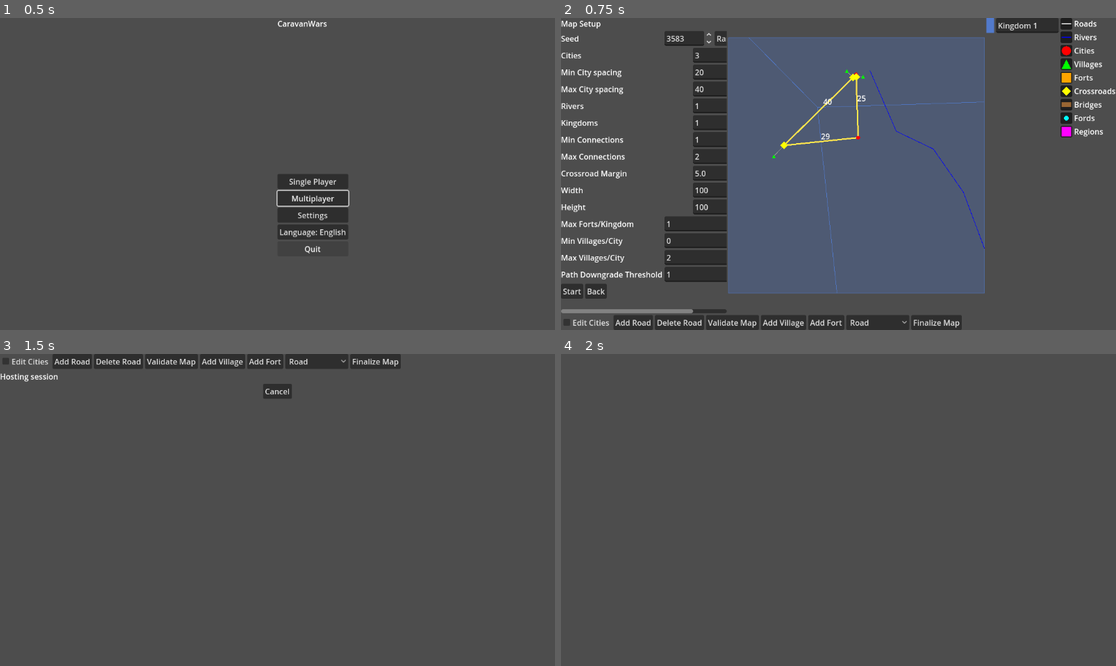
Above: before the commit, frames 1-4 (two rows, left to right).
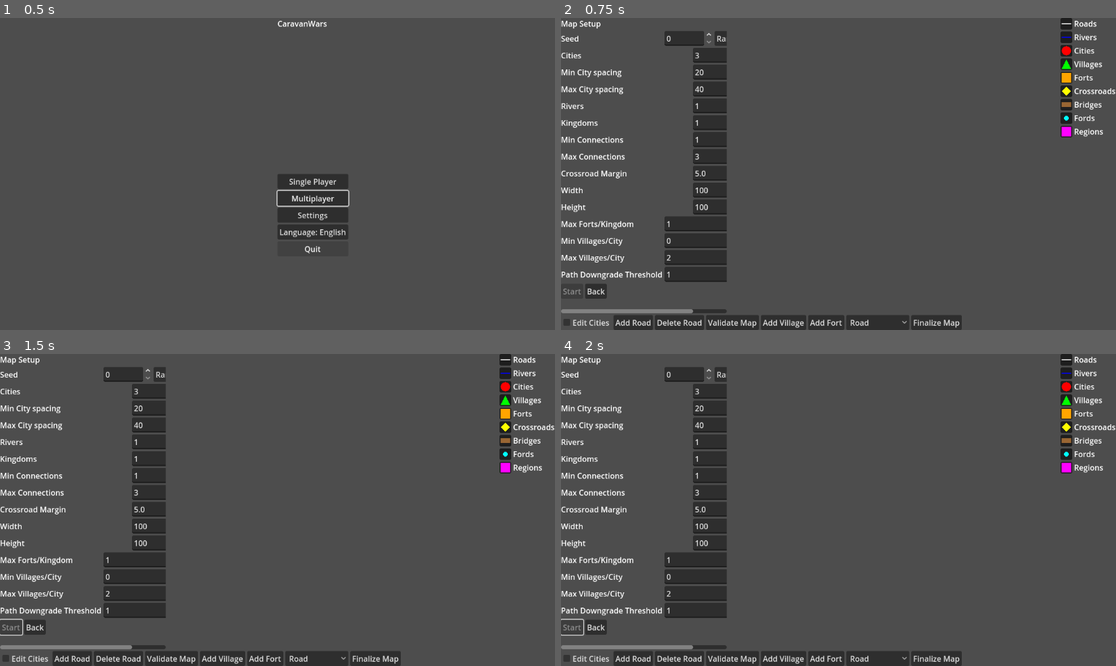
Above: after the commit, the same moments.

Repository: sepa79/CaravanWars
Game: Godot game, scene res://scenes/Main.tscn
The game is run twice, just before and just after one commit, with the same random seed, the same clock (stepped at 60 frames per second) and the same inputs.
Inputs (mouse positions are in pixels of both pictures, inside the frame that each line leads up to):
- Up to frame 1 (0.5 s): no input
- Up to frame 2 (0.75 s): click "Single Player" at 0.5 s
- Up to frame 3 (1.5 s): click (11, 628) at 1.25 s, where only the run before the commit has a clickable "Start"
- Up to frame 4 (2 s): no input

Frame 1 is identical in both runs. In frame 2, 39% of the frame differs, in the area x 0-90%, y 0-89%; in frame 3, 14%; in frame 4, 11%.
Error after the commit: Parse Error: Cannot infer the type of "world" variable because the value doesn't have a set type. (res://map/MapGenerator.gd:100)

Commit message:
feat: add stage seeds and world data container

Diff:
--- a/game/map/MapGenerator.gd
+++ b/game/map/MapGenerator.gd
@@ -4,6 +4,11 @@
 ## Parameter container for map generation.
 class MapGenParams:
     var rng_seed: int
+    var seed_terrain: int
+    var seed_climate: int
+    var seed_hydrology: int
+    var seed_settlements: int
+    var seed_roads: int
     var city_count: int
     var max_river_count: int
     var min_connections: int
@@ -34,9 +39,21 @@
         p_max_forts_per_kingdom: int = 1,
         p_min_villages_per_city: int = 0,
         p_max_villages_per_city: int = 2,
-        p_village_downgrade_threshold: int = 1
+        p_village_downgrade_threshold: int = 1,
+        p_seed_terrain: int = 0,
+        p_seed_climate: int = 0,
+        p_seed_hydrology: int = 0,
+        p_seed_settlements: int = 0,
+        p_seed_roads: int = 0
     ) -> void:
         rng_seed = p_rng_seed if p_rng_seed != 0 else Time.get_ticks_msec()
+        var base_rng := RandomNumberGenerator.new()
+        base_rng.seed = rng_seed
+        seed_terrain = p_seed_terrain if p_seed_terrain != 0 else base_rng.randi()
+        seed_climate = p_seed_climate if p_seed_climate != 0 else base_rng.randi()
+        seed_hydrology = p_seed_hydrology if p_seed_hydrology != 0 else base_rng.randi()
+        seed_settlements = p_seed_settlements if p_seed_settlements != 0 else base_rng.randi()
+        seed_roads = p_seed_roads if p_seed_roads != 0 else base_rng.randi()
         city_count = p_city_count
         max_river_count = p_max_river_count
         var max_possible: int = min(7, max(1, p_city_count - 1))
@@ -54,24 +71,35 @@
         village_downgrade_threshold = max(1, p_village_downgrade_threshold)
 
 var params: MapGenParams
-var rng: RandomNumberGenerator
+var rngs: Dictionary = {}
 
 const CityPlacerModule = preload("res://map/CityPlacer.gd")
 const RoadNetworkModule = preload("res://map/RoadNetwork.gd")
 const RiverGeneratorModule: Script = preload("res://map/RiverGenerator.gd")
 const RegionGeneratorModule: Script = preload("res://map/RegionGenerator.gd")
+const WorldDataModule: Script = preload("res://map/WorldData.gd")
 
 func _init(_params: MapGenParams = MapGenParams.new()) -> void:
     params = _params
-    rng = RandomNumberGenerator.new()
-    rng.seed = params.rng_seed
+    rngs["terrain"] = RandomNumberGenerator.new()
+    rngs["terrain"].seed = params.seed_terrain
+    rngs["climate"] = RandomNumberGenerator.new()
+    rngs["climate"].seed = params.seed_climate
+    rngs["hydrology"] = RandomNumberGenerator.new()
+    rngs["hydrology"].seed = params.seed_hydrology
+    rngs["settlements"] = RandomNumberGenerator.new()
+    rngs["settlements"].seed = params.seed_settlements
+    rngs["roads"] = RandomNumberGenerator.new()
+    rngs["roads"].seed = params.seed_roads
 
 func generate() -> Dictionary:
     var map_data: Dictionary = {
         "width": params.width,
         "height": params.height,
     }
-    var city_stage := CityPlacerModule.new(rng)
+    var world := WorldDataModule.new(params.width, params.height)
+
+    var city_stage := CityPlacerModule.new(rngs["settlements"])
     var cities := city_stage.place_cities(
         params.city_count,
         params.min_city_distance,
@@ -80,27 +108,51 @@
         params.height
     )
     map_data["cities"] = cities
+    var city_guids: Array[String] = []
+    for pos in cities:
+        var guid := world.add_vector("cities", {"pos": pos}, "")
+        city_guids.append(guid)
     print("[MapGenerator] placed %s cities" % cities.size())
 
     var region_stage = RegionGeneratorModule.new()
     var regions: Dictionary = region_stage.generate_regions(cities, params.kingdom_count, params.width, params.height)
     map_data["regions"] = regions
+    world.add_graph("regions", regions)
     print("[MapGenerator] generated %s regions" % regions.size())
 
-    var road_stage := RoadNetworkModule.new(rng)
+    var road_stage := RoadNetworkModule.new(rngs["roads"])
     var roads := road_stage.build_roads(
         cities,
         params.min_connections,
         params.max_connections,
         params.crossroad_detour_margin,
-        "roman"
+        "roman",
     )
     road_stage.insert_villages(roads, params.min_villages_per_city, params.max_villages_per_city, 5.0, params.width, params.height, params.village_downgrade_threshold)
     road_stage.insert_border_forts(roads, regions, 10.0, params.max_forts_per_kingdom, params.width, params.height)
-    map_data["roads"] = roads
 
-    var river_stage = RiverGeneratorModule.new(rng)
+    var river_stage = RiverGeneratorModule.new(rngs["hydrology"])
     var rivers: Array = river_stage.generate_rivers(roads, params.max_river_count, params.width, params.height)
     map_data["rivers"] = rivers
+    for poly in rivers:
+        world.add_vector("rivers", {"polyline": poly}, "")
+
+    for i in range(city_guids.size()):
+        var node_id: int = i + 1
+        if roads["nodes"].has(node_id):
+            roads["nodes"][node_id].attrs["guid"] = city_guids[i]
+
+    world.add_graph("roads", roads)
+
+    for edge in roads.get("edges", {}).values():
+        var a_id: int = edge.endpoints[0]
+        var b_id: int = edge.endpoints[1]
+        var a_guid: String = roads["nodes"][a_id].attrs.get("guid", "")
+        var b_guid: String = roads["nodes"][b_id].attrs.get("guid", "")
+        if a_guid != "" and b_guid != "":
+            edge.attrs["derived_from"] = "%s,%s" % [a_guid, b_guid]
+
+    map_data["roads"] = roads
+    map_data["world_data"] = world
 
     return map_data
--- /dev/null
+++ b/game/map/WorldData.gd
@@ -0,0 +1,45 @@
+extends RefCounted
+class_name WorldData
+
+var width: float
+var height: float
+var rasters: Dictionary = {}
+var vectors: Dictionary = {}
+var _guid_counters: Dictionary = {}
+
+func _init(_width: float = 100.0, _height: float = 100.0) -> void:
+    width = _width
+    height = _height
+
+func _next_guid(scope: String) -> String:
+    var idx: int = _guid_counters.get(scope, 1)
+    _guid_counters[scope] = idx + 1
+    return "%s:%d" % [scope, idx]
+
+func add_raster(name: String, data) -> void:
+    rasters[name] = data
+
+func add_vector(name: String, feature: Dictionary, derived_from: String = "") -> String:
+    feature["id"] = _next_guid(name)
+    feature["derived_from"] = derived_from
+    if not vectors.has(name):
+        vectors[name] = []
+    vectors[name].append(feature)
+    return feature["id"]
+
+func add_graph(name: String, graph: Dictionary) -> void:
+    var nodes: Dictionary = graph.get("nodes", {})
+    for node in nodes.values():
+        if not node.attrs.has("guid"):
+            node.attrs["guid"] = _next_guid(name + "_node")
+    var edges: Dictionary = graph.get("edges", {})
+    for edge in edges.values():
+        if not edge.attrs.has("guid"):
+            edge.attrs["guid"] = _next_guid(name + "_edge")
+    vectors[name] = graph
+
+func get_raster(name: String):
+    return rasters.get(name)
+
+func get_vector(name: String):
+    return vectors.get(name)
